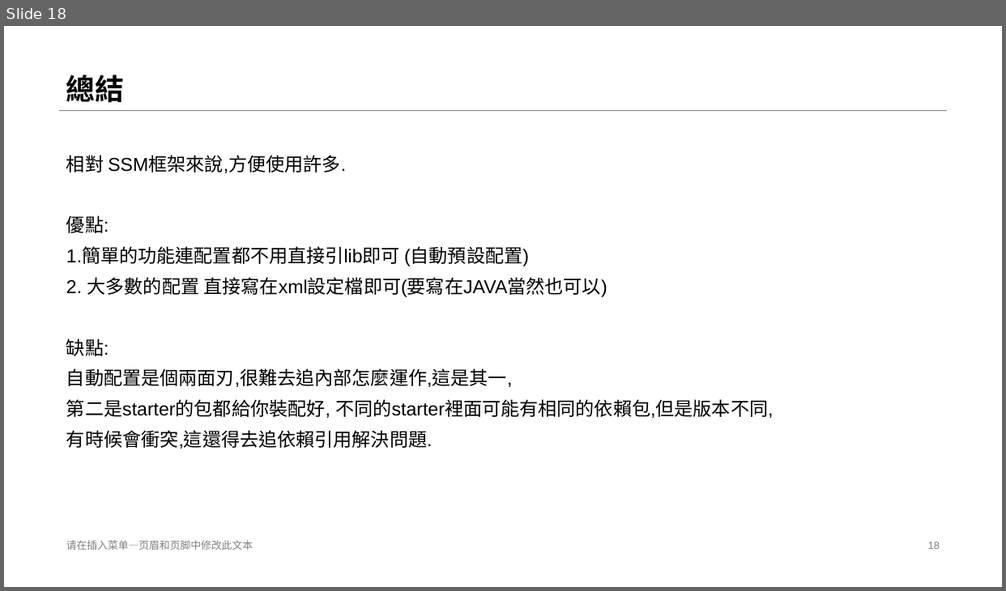
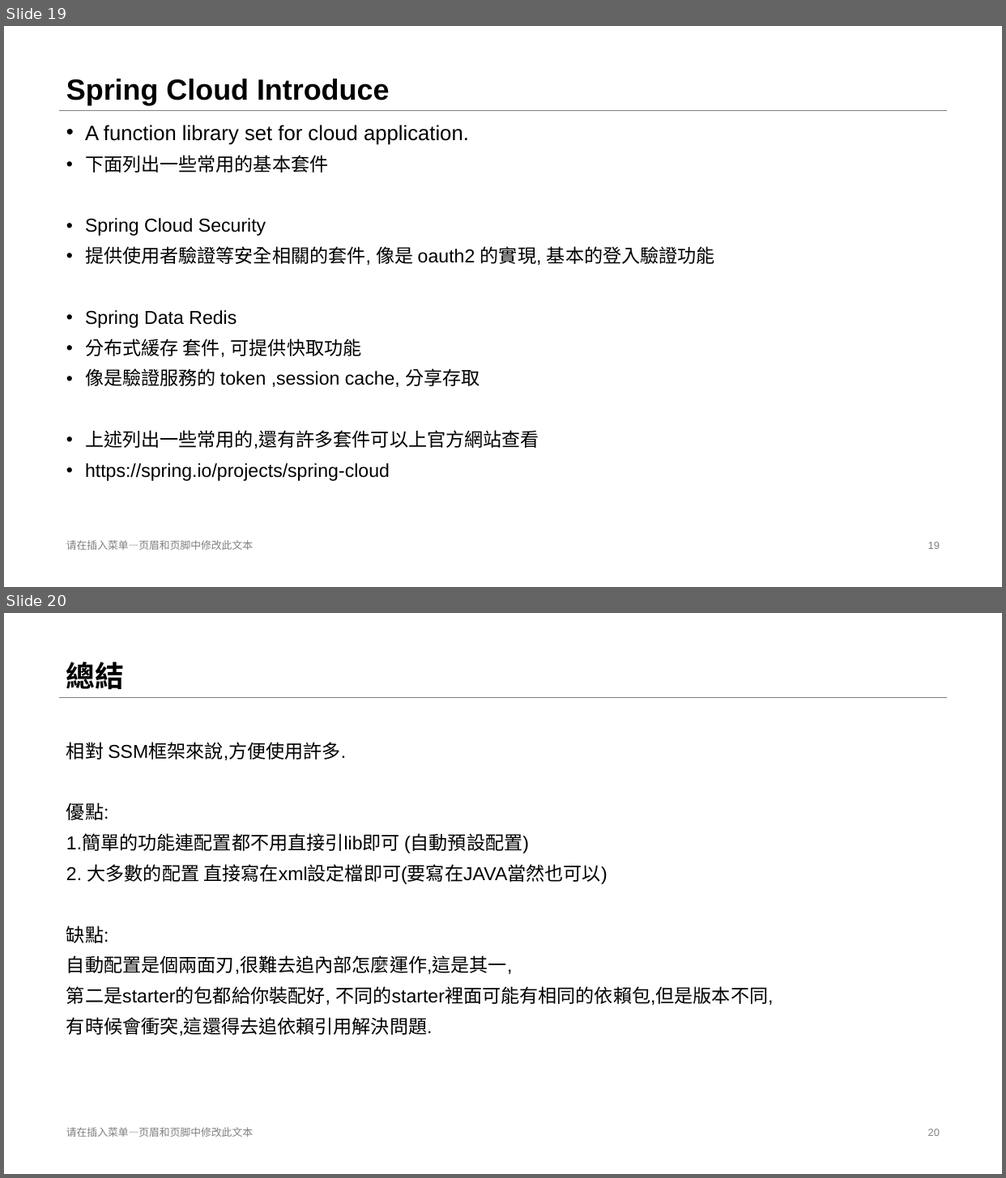
Before and after one commit to stereo720712/2021_Spring_Cloud_ReParctice, a slide deck: Spring_boot_introduce/Spring Boot Introduce.pptx. Shown one above the other, each under a label of ours: slide 18 before the commit, slides 19 and 20 after it. The pictures are 1006x591 and 1006x1178 pixels, drawn with LibreOffice and Linux fonts; fonts in the diff are those of the drawing. Boxes give left, top, right and bottom in pixels: in the first picture for what was removed or moved away, otherwise in the second. Text is boxed around its words. In the diff, an @@ line names an element or a change of style, - is before the commit and + after.

Commit message:
update spring boot data

```diff
--- a/Spring_boot_introduce/Spring Boot Introduce.pptx
+++ b/Spring_boot_introduce/Spring Boot Introduce.pptx
@@ slide 19 added at [4, 26, 1002, 587], background #FFFFFF; not listed: 1 template element that a slide beside it also shows @@
@@ title added at [66, 79, 389, 105], 28 pt, text #000000, bold @@
+Spring Cloud Introduce
@@ text added at [85, 125, 715, 481], 18 pt, text #000000 @@
+• A function library set for cloud application.
+• 下面列出一些常用的基本套件
+• Spring Cloud Security
+• 提供使用者驗證等安全相關的套件, 像是 oauth2 的實現, 基本的登入驗證功能
+• Spring Data Redis
+• 分布式緩存 套件, 可提供快取功能
+• 像是驗證服務的 token ,session cache, 分享存取
+• 上述列出一些常用的,還有許多套件可以上官方網站查看
+• https://spring.io/projects/spring-cloud
@@ text added at [66, 540, 253, 550], 10 pt, text #808080 @@
+请在插入菜单—页眉和页脚中修改此文本
@@ page number added at [928, 542, 940, 549], 10 pt, text #808080 @@
+19
@@ what was slide 18 is now slide 20 @@
@@ page number at [928, 1129, 940, 1136]: text changed @@
-18
+20
```
Also in this commit, not shown: 9 slides changed, 2 other slides added, 1 slide removed.
